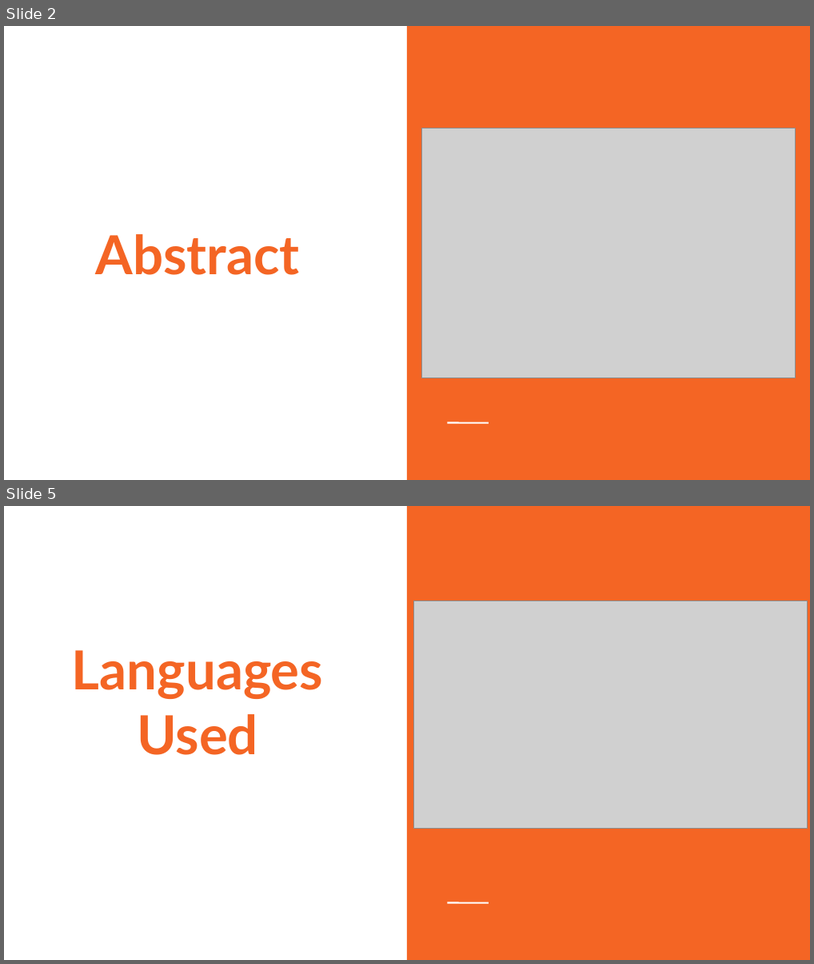
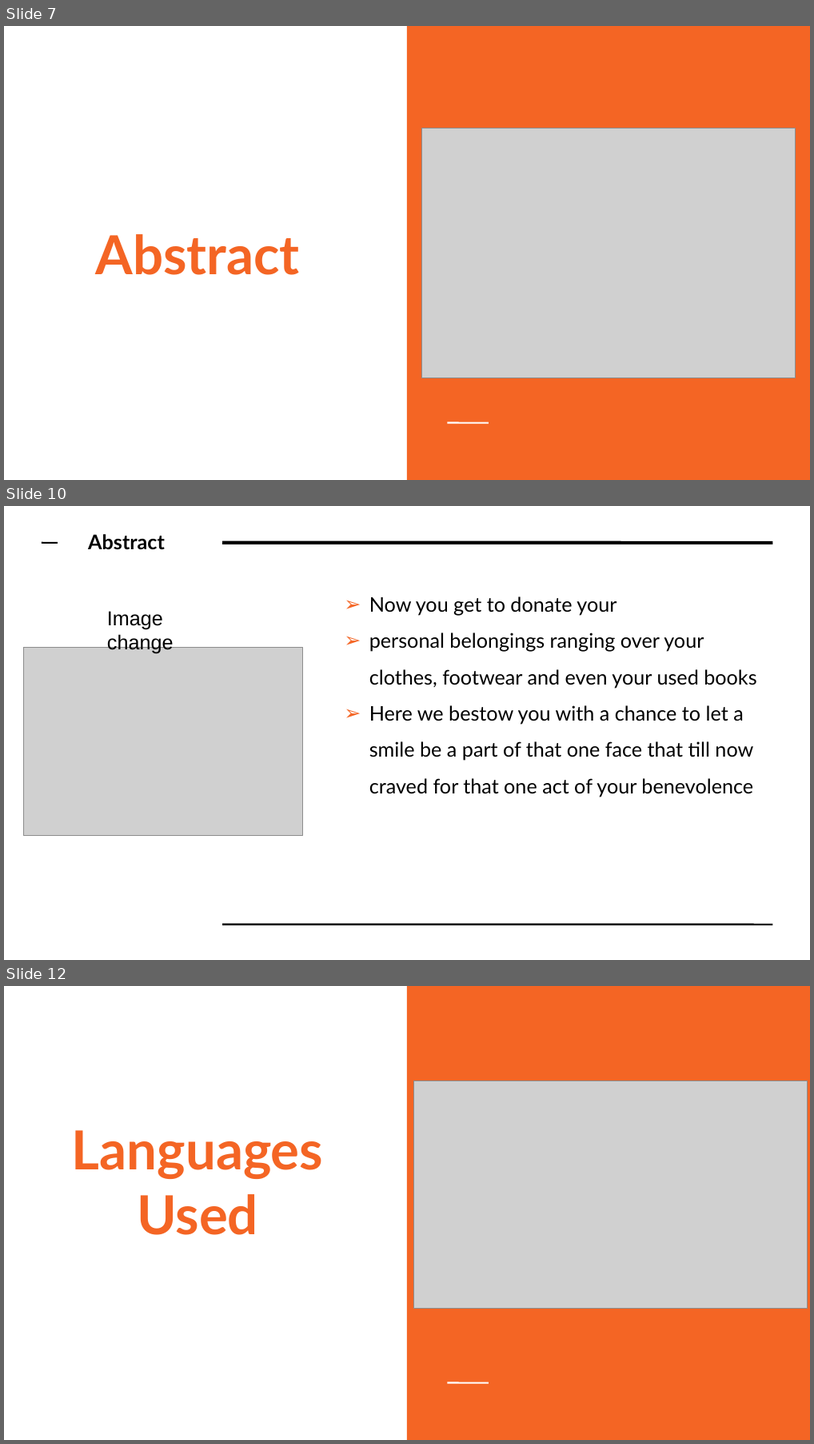
Before and after one commit to Saumya-Mishra9129/hackathon2019, a slide deck: Hackfest.odp. Shown one above the other, each under a label of ours: slides 2 and 5 before the commit, slides 7, 10 and 12 after it; the slides between them are not shown. The pictures are 814x964 and 814x1444 pixels, drawn with LibreOffice and Linux fonts; fonts in the diff are those of the drawing; grey boxes stand for pictures. Boxes give left, top, right and bottom in pixels: in the first picture for what was removed or moved away, otherwise in the second. Text is boxed around its words. In the diff, an @@ line names an element or a change of style, - is before the commit and + after.

```diff
--- a/Hackfest.odp
+++ b/Hackfest.odp
@@ slide 10 added at box(4, 506, 810, 960), background #FFFFFF @@
@@ line added from (41, 542) to (58, 543), #000000 1.5 pt @@
@@ text added at box(88, 534, 165, 550), 18 pt, text #000000, bold @@
+Abstract
@@ line added from (222, 542) to (774, 543), #000000 3 pt @@
@@ text added at box(370, 596, 757, 796), 18 pt, text #000000 @@
+➢ Now you get to donate your
+➢ personal belongings ranging over your clothes, footwear and even your used books
+➢ Here we bestow you with a chance to let a smile be a part of that one face that till now craved for that one act of your benevolence
@@ text added at box(107, 611, 174, 654), 18 pt, text #000000 @@
+Image change
@@ picture added at box(23, 647, 302, 835) @@
@@ line added from (222, 924) to (774, 924), #000000 1.5 pt @@
@@ what was slide 2 is now slide 7 @@
@@ what was slide 5 is now slide 12 @@
```
Also in this commit, not shown: 5 slides changed, 6 other slides added, 17 other files.
